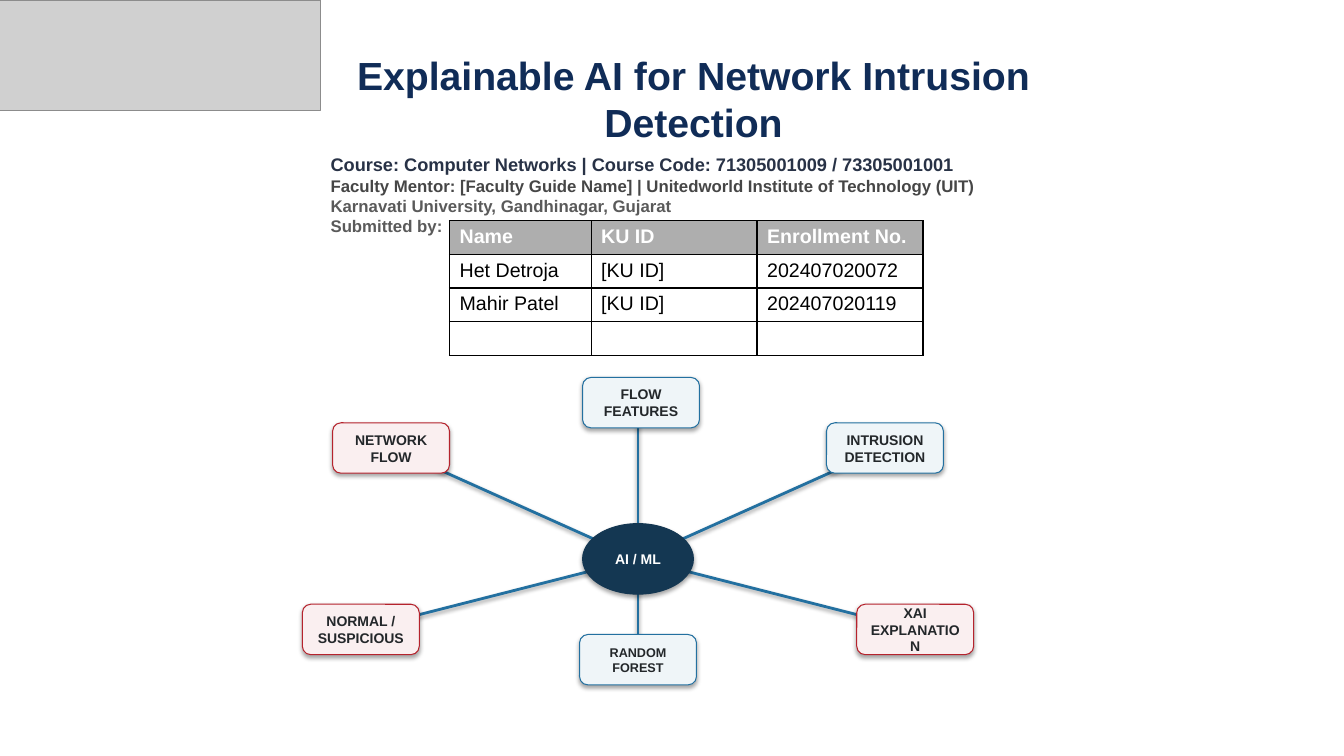
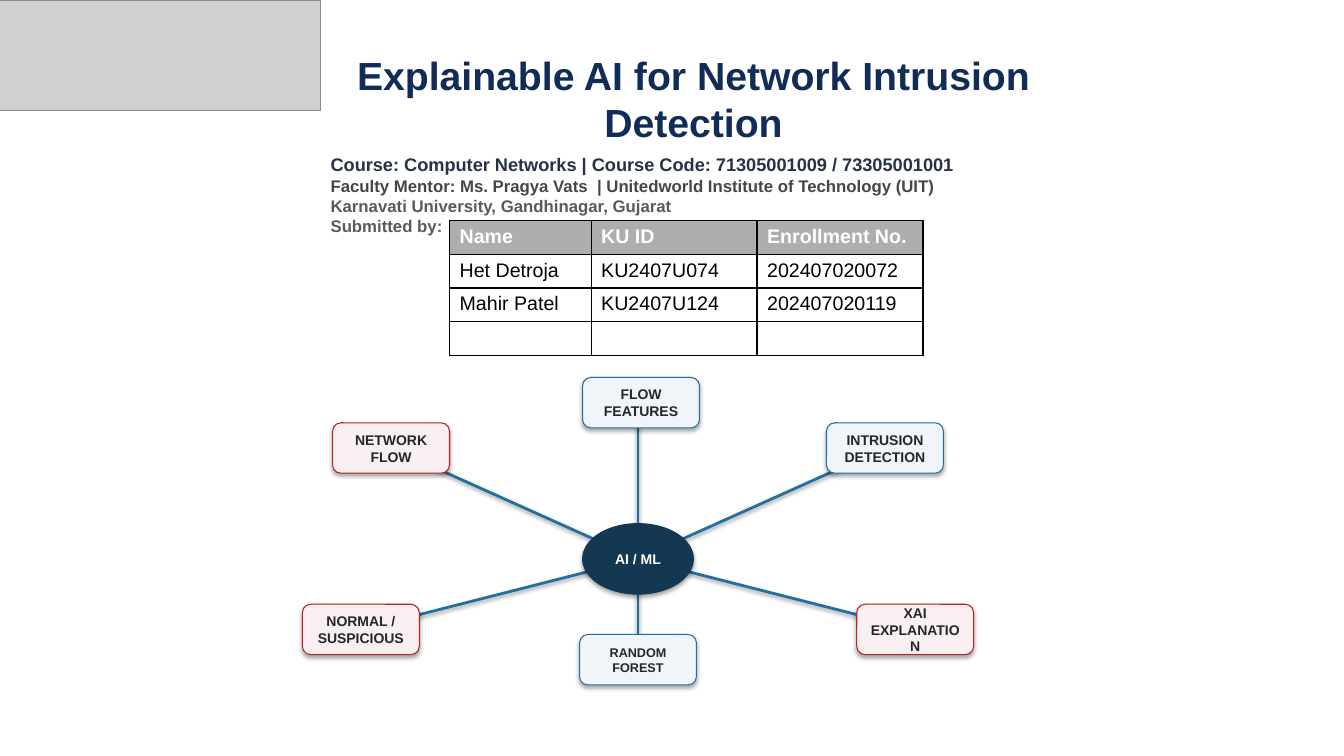
Before and after one commit to ENCREEDMAHIR/flowlens-xai, a slide deck: slide 1 of report/Explainable_AI_Network_Intrusion_Detection_Presentation_Refined.pptx. Drawn at 1344x756 pixels with LibreOffice and Linux fonts; fonts in the diff are those of the drawing; grey boxes stand for pictures. Boxes give left, top, right and bottom in pixels: in the first picture for what was removed or moved away, otherwise in the second. Text is boxed around its words. In the diff, an @@ line names an element or a change of style, - is before the commit and + after.

Commit message:
Update report and presentation

```diff
--- a/report/Explainable_AI_Network_Intrusion_Detection_Presentation_Refined.pptx
+++ b/report/Explainable_AI_Network_Intrusion_Detection_Presentation_Refined.pptx
@@ text at [331, 180, 934, 196]: text changed @@
-Faculty Mentor: [Faculty Guide Name] | Unitedworld Institute of Technology (UIT)
+Faculty Mentor: Ms. Pragya Vats | Unitedworld Institute of Technology (UIT)
@@ table at [450, 221, 924, 355] @@
-row 2, column 2: [KU ID]
+row 2, column 2: KU2407U074
-row 3, column 2: [KU ID]
+row 3, column 2: KU2407U124
```
Also in this commit, not shown: 1 other file.
